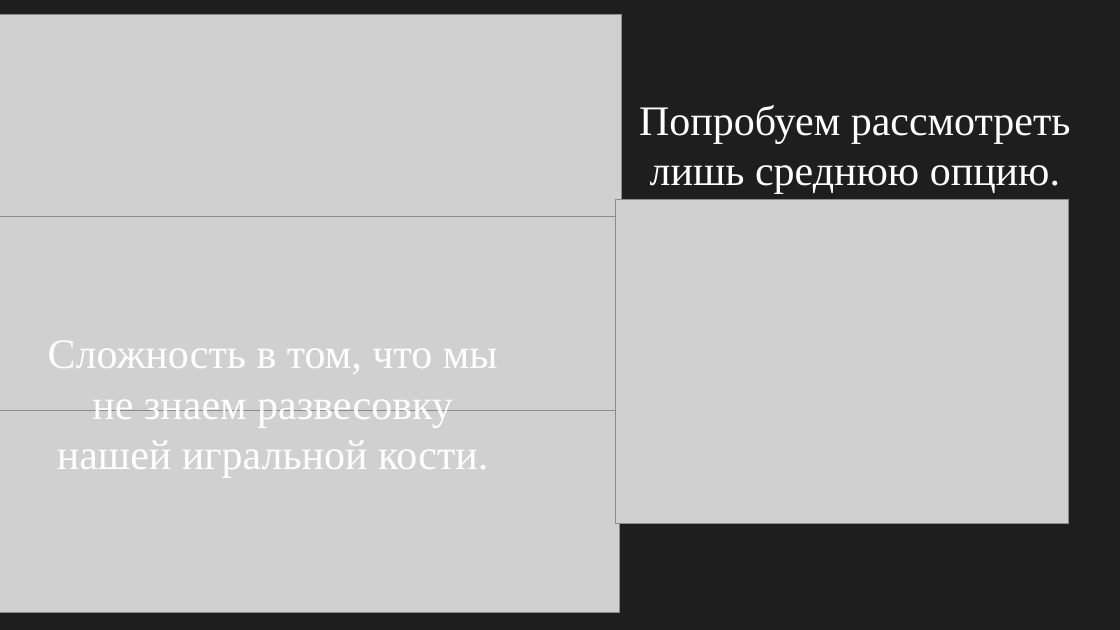
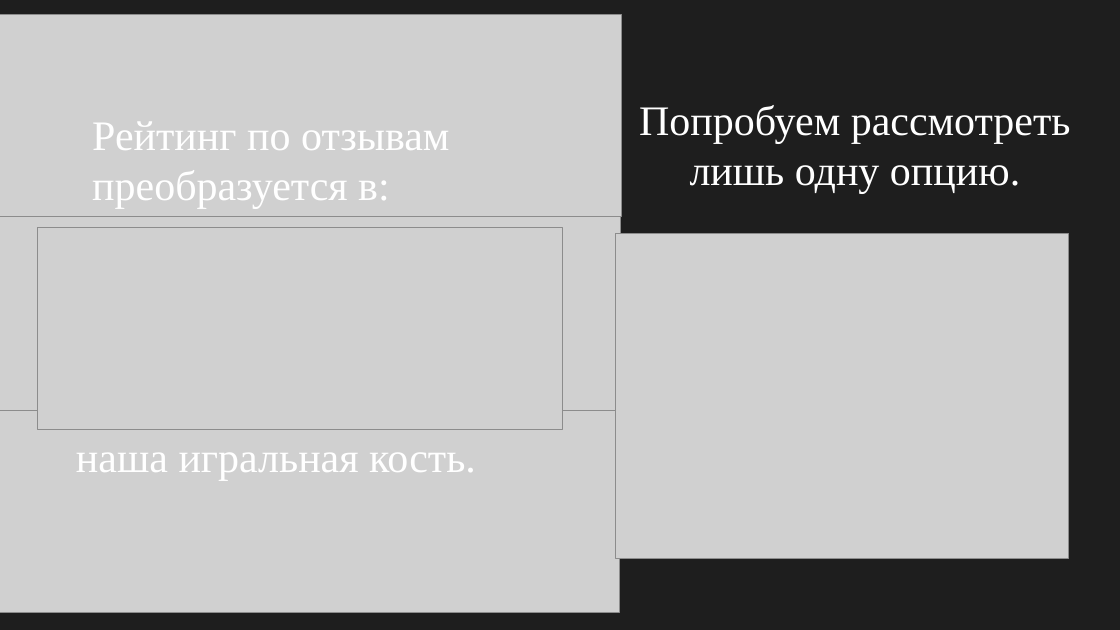
Before and after one commit to Yur1yPzdc/Ultra_Probably_Project, a slide deck: slide 4 of Project_v2.pptx. Drawn at 1120x630 pixels with LibreOffice and Linux fonts; fonts in the diff are those of the drawing; grey boxes stand for pictures. Boxes give left, top, right and bottom in pixels: in the first picture for what was removed or moved away, otherwise in the second. Text is boxed around its words. In the diff, an @@ line names an element or a change of style, - is before the commit and + after.

```diff
--- a/Project_v2.pptx
+++ b/Project_v2.pptx
@@ text at bbox=[639, 105, 1071, 193]: text changed @@
-Попробуем рассмотреть лишь среднюю опцию.
+Попробуем рассмотреть лишь одну опцию.
@@ text added at bbox=[92, 122, 449, 208], 36 pt, text #FFFFFF @@
+Рейтинг по отзывам преобразуется в:
@@ picture added at bbox=[37, 228, 562, 429] @@
@@ picture: place and size @@
-picture at bbox=[615, 200, 1069, 524]
+picture at bbox=[615, 234, 1069, 559]
@@ text at bbox=[70, 429, 482, 481]: text changed @@
-Сложность в том, что мы не знаем развесовку нашей игральной кости.
+Сложность в том, что мы не знаем, как взвешена наша игральная кость.
```
Also in this commit, not shown: 2 slides added, 1 slide removed, 8 other files.
